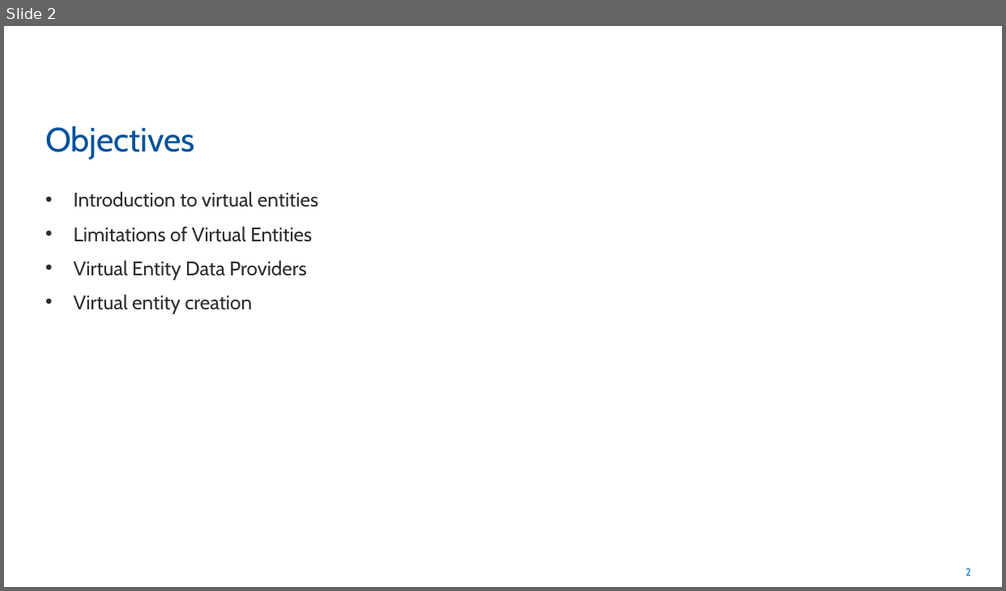
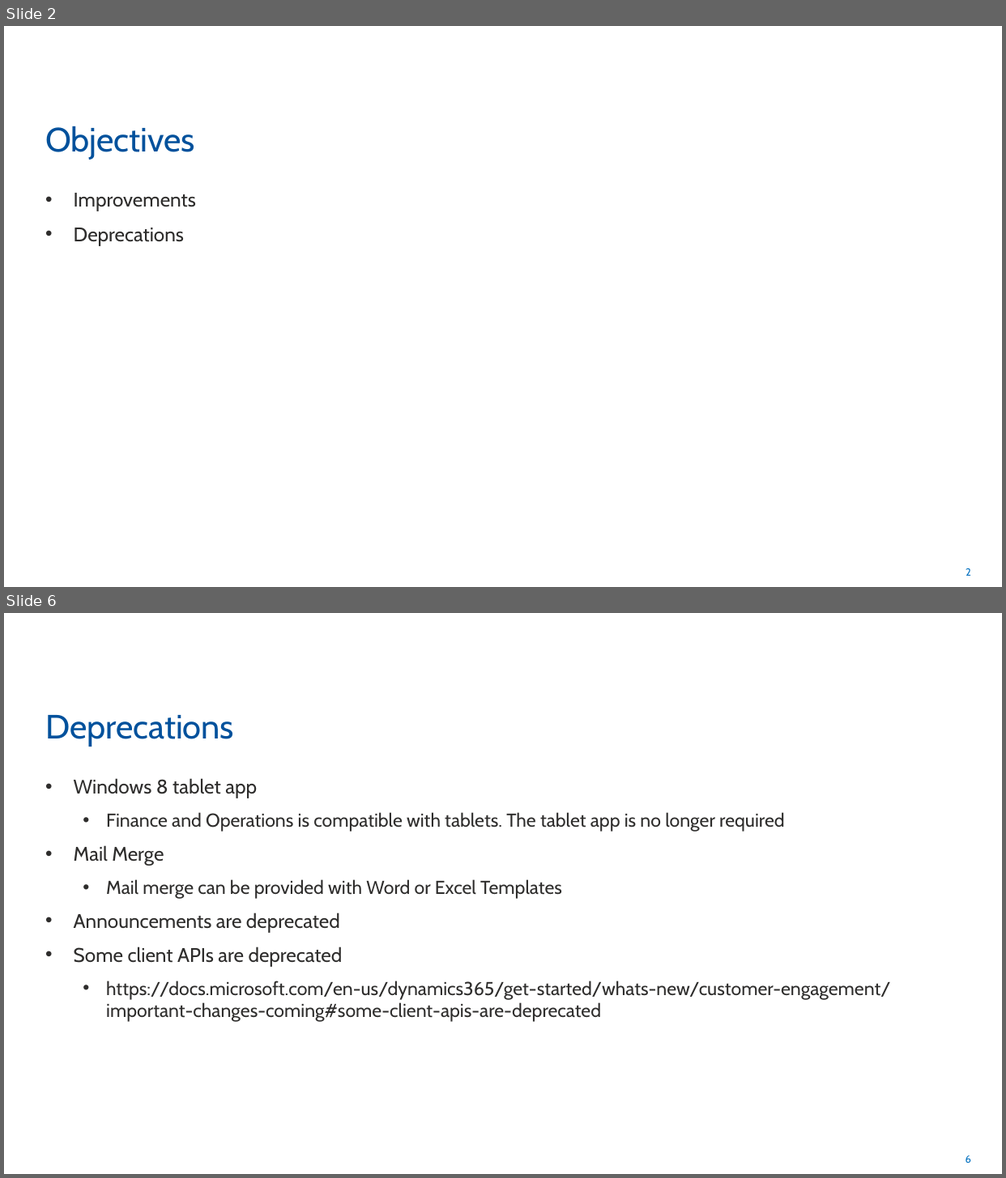
Before and after one commit to rogerhillgsy/CRMTraining, a slide deck: Documents/QA Powerpoints/Module 10.pptx. Shown one above the other, each under a label of ours: slide 2 before the commit, slides 2 and 6 after it; the slides between them are not shown. The pictures are 1006x591 and 1006x1178 pixels, drawn with LibreOffice and Linux fonts; fonts in the diff are those of the drawing. Boxes give left, top, right and bottom in pixels: in the first picture for what was removed or moved away, otherwise in the second. Text is boxed around its words. In the diff, an @@ line names an element or a change of style, - is before the commit and + after.

```diff
--- a/Documents/QA Powerpoints/Module 10.pptx
+++ b/Documents/QA Powerpoints/Module 10.pptx
@@ slide 6 added at (4,613,1002,1174), background #FFFFFF; not listed: 1 template element that a slide beside it also shows @@
@@ title added at (45,715,234,747), 32.4 pt, text #00519C @@
+Deprecations
@@ text added at (74,778,890,1022), 18 pt, text #2E2D2C @@
+• Windows 8 tablet app
+  • Finance and Operations is compatible with tablets. The tablet app is no longer required
+• Mail Merge
+  • Mail merge can be provided with Word or Excel Templates
+• Announcements are deprecated
+• Some client APIs are deprecated
+  • https://docs.microsoft.com/en-us/dynamics365/get-started/whats-new/customer-engagement/important-changes-coming#some-client-apis-are-deprecated
@@ slide 2 changed as well @@
@@ text at (74,193,196,246): text changed @@
-• Introduction to virtual entities
-• Limitations of Virtual Entities
-• Virtual Entity Data Providers
-• Virtual entity creation
+• Improvements
+• Deprecations
```
Also in this commit, not shown: 4 other slides changed, 7 other slides added, 10 slides removed, 1 other file.
